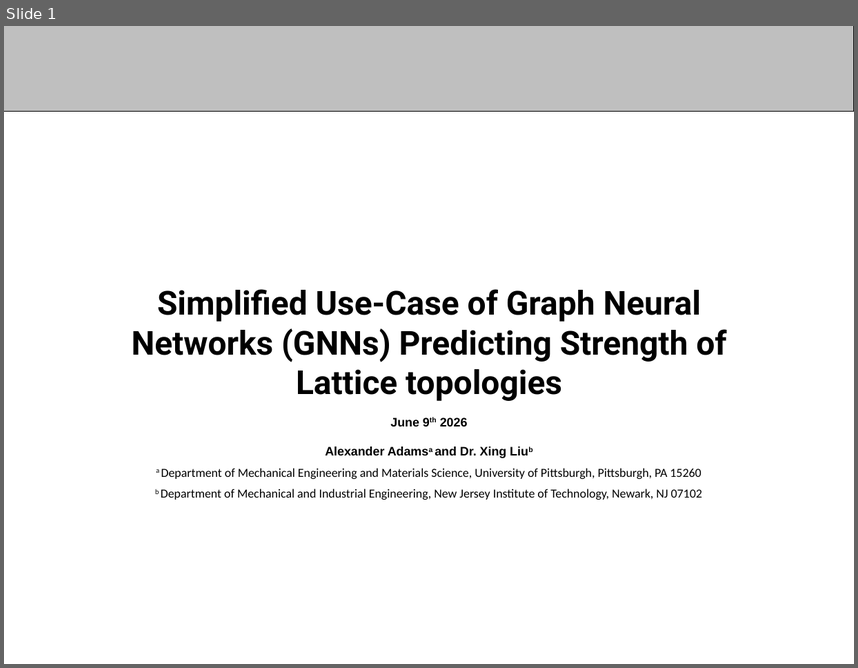
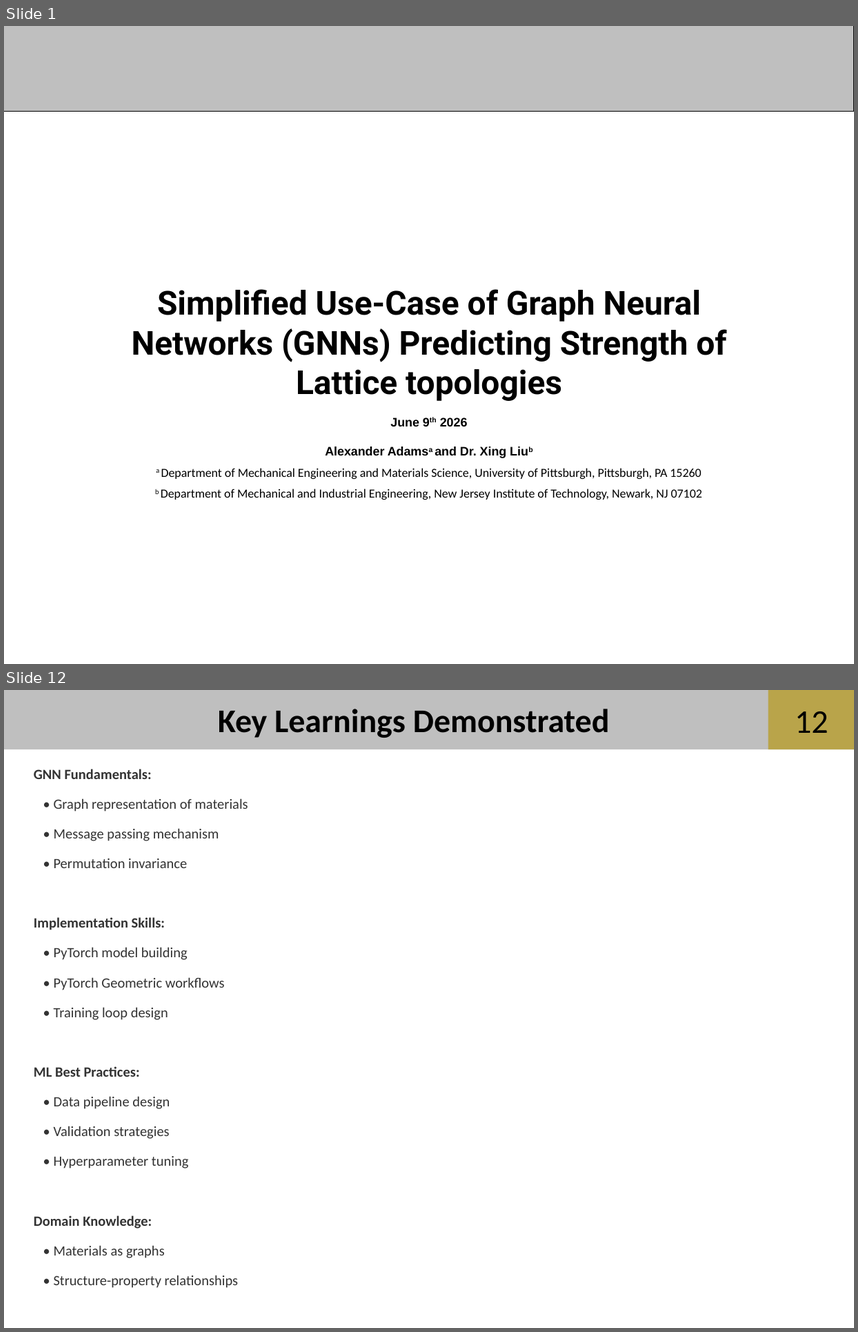
Before and after one commit to aadams2006/NSF-REU-Summer-26, a slide deck: powerpoints/6-2 REU - Copy.pptx. Shown one above the other, each under a label of ours: slide 1 before the commit, slides 1 and 12 after it; the slides between them are not shown. The pictures are 858x668 and 858x1332 pixels, drawn with LibreOffice and Linux fonts; fonts in the diff are those of the drawing; background and template pictures are left out. Boxes give left, top, right and bottom in pixels: in the first picture for what was removed or moved away, otherwise in the second. Text is boxed around its words. In the diff, an @@ line names an element or a change of style, - is before the commit and + after.

```diff
--- a/powerpoints/6-2 REU - Copy.pptx
+++ b/powerpoints/6-2 REU - Copy.pptx
@@ slide 12 added at (4,690,854,1328), background #FFFFFF; not listed: 2 template elements that a slide beside it also shows @@
@@ text added at (218,709,610,738), 28 pt, text #000000, bold @@
+Key Learnings Demonstrated
@@ page number added at (795,711,828,733), 28 pt, text #000000 @@
+12
@@ text added at (34,769,248,1288), 12 pt, text #333333 @@
+GNN Fundamentals:
+• Graph representation of materials
+• Message passing mechanism
+• Permutation invariance
+Implementation Skills:
+• PyTorch model building
+• PyTorch Geometric workflows
+• Training loop design
+ML Best Practices:
+• Data pipeline design
+• Validation strategies
+• Hyperparameter tuning
+Domain Knowledge:
+• Materials as graphs
+• Structure-property relationships
```
Also in this commit, not shown: 11 other slides added, 4 slides removed.
